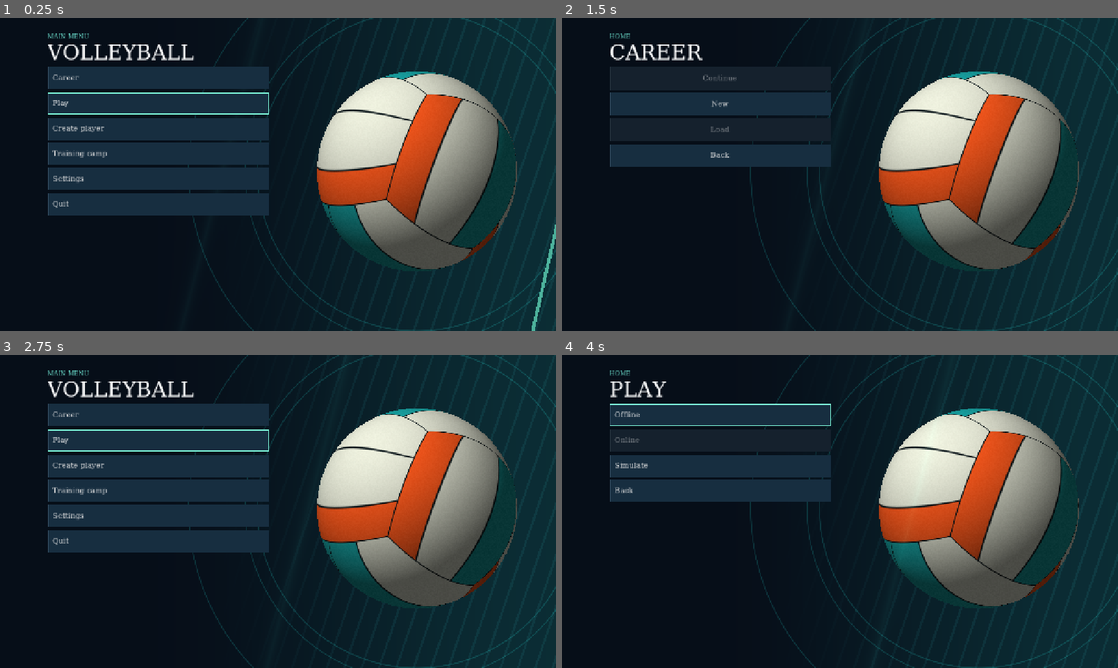
Above: before the commit, frames 1-4 (two rows, left to right).
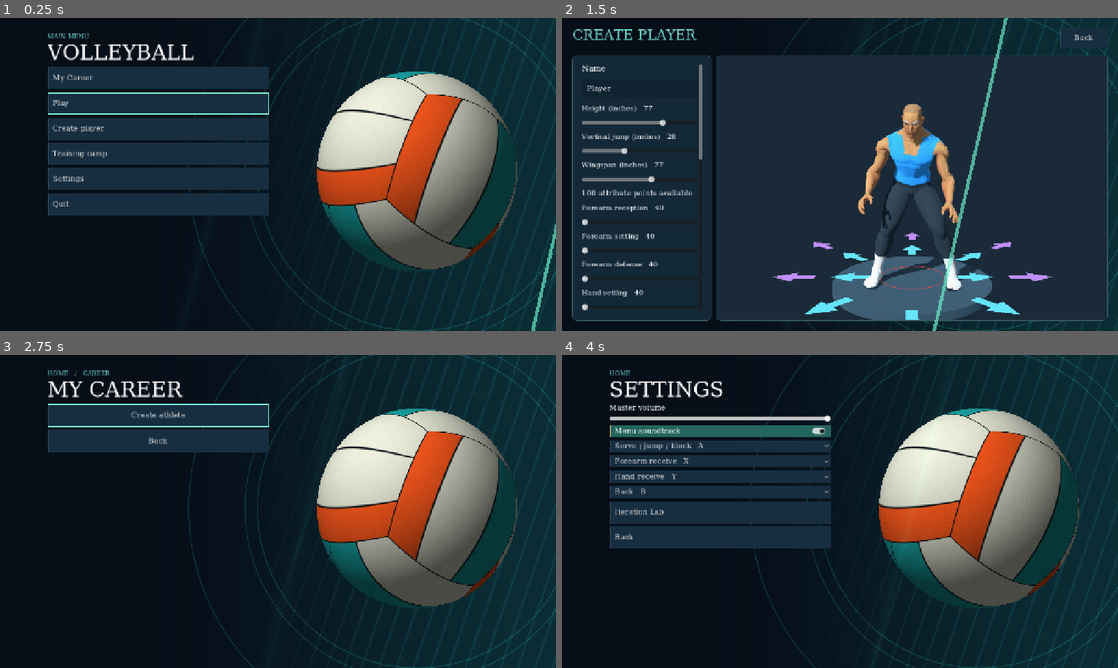
Above: after the commit, the same moments.

Repository: foreandr/volleyball
Game: Godot game, scene res://scenes/main.tscn
Two runs of this game, one before a commit and one after it. Both use one fixed random seed, a clock stepped at 60 frames per second and the inputs below. Sound files missing from this copy of the repository are replaced by a short silence.
Inputs (mouse positions are in pixels of both pictures, inside the frame that each line leads up to):
- Up to frame 1 (0.25 s): no input
- Up to frame 2 (1.5 s): click "Career" (after the commit: "My Career") at 0.5 s; click (717, 77) at 1.25 s, where only the run after the commit has a clickable "Create athlete"
- Up to frame 3 (2.75 s): click "Back" at 2 s
- Up to frame 4 (4 s): click (717, 442) at 2.75 s, where only the run after the commit has a clickable "Back"; click (717, 514) at 3.5 s, where only the run after the commit has a clickable "Settings"

The runs differ from the first frame. In frame 1, less than 0.1% of the frame differs, in the area x 9-17%, y 18-21%; in frame 2, 49%, in the area x 1-99%, y 0-100%; in frame 3, 13%; in frame 4, 12%.

Commit message:
Add portable career athletes and checkpointed indoor setter tryout

Diff:
--- a/project.godot
+++ b/project.godot
@@ -19,3 +19,4 @@
 [autoload]
 StorySession="*res://scripts/story_session.gd"
 MenuPresentation="*res://scripts/menu_presentation.gd"
+CareerSession="*res://scripts/career_session.gd"
--- /dev/null
+++ b/scenes/setter_tryout.tscn
@@ -0,0 +1,12 @@
+[gd_scene load_steps=2 format=3]
+
+[ext_resource type="Script" path="res://scripts/setter_tryout.gd" id="1"]
+
+[node name="SetterTryout" type="Control"]
+layout_mode = 3
+anchors_preset = 15
+anchor_right = 1.0
+anchor_bottom = 1.0
+grow_horizontal = 2
+grow_vertical = 2
+script = ExtResource("1")
--- /dev/null
+++ b/scripts/career_session.gd
@@ -0,0 +1,119 @@
+extends Node
+
+const Profile = preload("res://scripts/player_profile.gd")
+var store_path := "user://my_career.cfg"
+const CHAPTER := "res://scenes/setter_tryout.tscn"
+const BADGES := ["Pinpoint","Tempo Switch","Four Corners"]
+var data := ConfigFile.new()
+var athlete_id := ""
+var creating := false
+var enter_origin := false
+var prompt := AcceptDialog.new()
+var command := LineEdit.new()
+var paused_before := false
+
+func _ready() -> void:
+	data.load(store_path)
+	athlete_id = data.get_value("selection","athlete","")
+	process_mode = Node.PROCESS_MODE_ALWAYS
+	prompt.title = "Career console"
+	prompt.exclusive = true
+	var fields := VBoxContainer.new()
+	prompt.add_child(fields)
+	var syntax := Label.new()
+	syntax.text = "quest intro   /   quest tutorial   /   quest rep 1–24   /   quest complete"
+	fields.add_child(syntax)
+	fields.add_child(command)
+	command.placeholder_text = "quest tutorial"
+	command.custom_minimum_size.x = 480
+	prompt.register_text_enter(command)
+	prompt.confirmed.connect(run_command)
+	prompt.visibility_changed.connect(func():
+		if not prompt.visible: get_tree().paused = paused_before)
+	add_child(prompt)
+
+func _input(event: InputEvent) -> void:
+	if event is InputEventKey and event.pressed and not event.echo and event.physical_keycode == KEY_QUOTELEFT:
+		get_viewport().set_input_as_handled()
+		paused_before = get_tree().paused
+		get_tree().paused = true
+		command.clear()
+		prompt.popup_centered()
+		command.grab_focus()
+
+func run_command() -> void:
+	var parts := command.text.strip_edges().to_lower().split(" ",false)
+	if parts.size() < 2 or parts[0] != "quest": return
+	var stage := str(parts[1])
+	var rep := 0
+	if stage == "rep":
+		if parts.size() != 3 or not parts[2].is_valid_int() or int(parts[2]) not in range(1,25): return
+		rep = int(parts[2])-1
+		stage = "tutorial"
+	elif stage not in ["intro","tutorial","complete"]: return
+	if athlete_id.is_empty(): create_athlete(base_profile())
+	creating = false
+	if not checkpoint(stage,24 if stage == "complete" else rep): return
+	get_tree().change_scene_to_file.call_deferred(CHAPTER)
+
+func base_profile() -> Dictionary:
+	var values := Profile.load_profile()
+	for rating in Profile.RATINGS: values[rating] = 40
+	return values
+
+func spent(values: Dictionary) -> int:
+	var total := 0
+	for rating in Profile.RATINGS: total += maxi(0,int(values.get(rating,40))-40)
+	return total
+
+func create_athlete(values: Dictionary) -> bool:
+	if spent(values)>100 or str(values.name).strip_edges().is_empty(): return false
+	var id := Crypto.new().generate_random_bytes(12).hex_encode()
+	data.set_value("athletes",id,Profile.clean(values))
+	athlete_id = id
+	select(id)
+	return checkpoint("origin",0)
+
+func select(id: String) -> void:
+	athlete_id = id
+	data.set_value("selection","athlete",id)
+	persist()
+
+func persist() -> bool:
+	var temp := store_path+".tmp"
+	if data.save(temp) == OK and DirAccess.rename_absolute(temp,store_path) == OK: return true
+	OS.alert("Could not save My Career progress.")
+	return false
+
+func profile() -> Dictionary:
+	return data.get_value("athletes",athlete_id,{})
+
+func key() -> String:
+	return "indoor_setter_6v6_"+athlete_id
+
+func stage() -> String:
+	return data.get_value(key(),"stage","origin")
+
+func progress() -> int:
+	return data.get_value(key(),"rep",0)
+
+func checkpoint(at: String, rep: int) -> bool:
+	data.set_value(key(),"stage",at)
+	data.set_value(key(),"rep",rep)
+	return persist()
+
+func credit(rep: int) -> bool:
+	var cleared: Array = data.get_value(key(),"cleared",[])
+	if rep not in cleared:
+		cleared.append(rep)
+		if (rep+1)%6 == 0:
+			data.set_value("points",athlete_id,data.get_value("points",athlete_id,0)+3)
+	data.set_value(key(),"cleared",cleared)
+	var badges: Array = data.get_value("badges",athlete_id,[])
+	for i in 3:
+		var earned := true
+		for required in [[0,1],[2,3,4,5],range(24)][i]:
+			if required not in cleared: earned = false
+		if earned and BADGES[i] not in badges: badges.append(BADGES[i])
+	data.set_value("badges",athlete_id,badges)
+	return checkpoint("complete" if rep == 23 else "tutorial",rep+1)
--- a/scripts/create.gd
+++ b/scripts/create.gd
@@ -1,6 +1,7 @@
 extends Control
 const Profile = preload("res://scripts/player_profile.gd")
 var profile: Dictionary = Profile.load_profile()
+var budget_label: Label
 var name_field: LineEdit
 
 var hand_field: OptionButton
@@ -132,6 +133,7 @@
 	return ""
 
 func initial_profile() -> Dictionary:
+	if CareerSession.creating: return CareerSession.base_profile()
 	return StorySession.draft.duplicate(true) if StorySession.creating_story else Profile.load_profile()
 
 func build_controls(controls: VBoxContainer) -> void:
@@ -147,8 +149,12 @@
 	add_attribute(controls,"Height (inches)","height_cm",60,84,profile.height_cm / 2.54)
 	add_attribute(controls,"Vertical jump (inches)","vertical_in",10,60,profile.vertical_in)
 	add_attribute(controls,"Wingspan (inches)","wingspan_in",48,96,profile.wingspan_in)
+	if CareerSession.creating:
+		budget_label = Label.new()
+		controls.add_child(budget_label)
+		budget_label.text = "100 attribute points available"
 	for rating in Profile.RATINGS:
-		add_attribute(controls,rating,rating,0,100,profile[rating])
+		add_attribute(controls,rating,rating,40 if CareerSession.creating else 0,100,profile[rating])
 	controls.add_child(label("Handedness",18))
 	hand_field = OptionButton.new()
 	hand_field.name = "PlayerHandedness"
@@ -158,10 +164,11 @@
 	hand_field.custom_minimum_size.y = 42
 	hand_field.item_selected.connect(func(index): profile.handedness = "Left" if index == 1 else "Right"; update_profile())
 	controls.add_child(hand_field)
-	controls.add_child(button("Generate player",func():
-		profile = Profile.generate()
-		update_profile()
-		get_tree().reload_current_scene()))
+	if not CareerSession.creating:
+		controls.add_child(button("Generate player",func():
+			profile = Profile.generate()
+			update_profile()
+			get_tree().reload_current_scene()))
 	var space := Control.new()
 	space.size_flags_vertical = Control.SIZE_EXPAND_FILL
 	controls.add_child(space)
@@ -180,6 +187,9 @@
 	slider.value = initial
 	parent.add_child(slider)
 	slider.value_changed.connect(func(value: float):
+		if CareerSession.creating and key in Profile.RATINGS:
+			value = minf(value,float(profile[key])+100-CareerSession.spent(profile))
+			slider.set_value_no_signal(value)
 		heading.text = "%s   %d" % [caption,int(value)]
 		profile[key] = value*2.54 if key == "height_cm" else value
 		update_profile())
@@ -187,6 +197,12 @@
 func save_player() -> void:
 	profile.name = name_field.text
 	profile.handedness = "Left" if hand_field.selected == 1 else "Right"
+	if CareerSession.creating:
+		if CareerSession.create_athlete(profile):
+			CareerSession.enter_origin = true
+			CareerSession.creating = false
+			get_tree().change_scene_to_file("res://scenes/story.tscn")
+		return
 	if StorySession.creating_story:
 		if StorySession.save_new(profile) == OK:
 			get_tree().change_scene_to_file("res://scenes/story_animations.tscn")
@@ -335,12 +351,17 @@
 	return result
 
 func update_profile() -> void:
-	if StorySession.creating_story: StorySession.draft = Profile.clean(profile)
+	if CareerSession.creating: budget_label.text = "%d attribute points available" % (100-CareerSession.spent(profile))
+	elif StorySession.creating_story: StorySession.draft = Profile.clean(profile)
 	else: Profile.save_profile(profile)
 	if is_instance_valid(save_button): save_button.disabled = profile.name.strip_edges().is_empty()
 	if is_instance_valid(preview_player): preview_player.apply_profile(profile)
 
 func open_menu() -> void:
+	if CareerSession.creating:
+		CareerSession.creating = false
+		get_tree().change_scene_to_file("res://scenes/story.tscn")
+		return
 	if StorySession.creating_story:
 		StorySession.cancel_creation()
 		get_tree().change_scene_to_file("res://scenes/story.tscn")
--- a/scripts/main.gd
+++ b/scripts/main.gd
@@ -40,7 +40,7 @@
 
 func show_home() -> void:
 	page("VOLLEYBALL","Home")
-	add_menu_button(column,"Career","Career",func(): go("story"))
+	add_menu_button(column,"Career","My Career",func(): go("story"))
 	add_menu_button(column,"Play","Play",show_play).grab_focus()
 	add_menu_button(column,"Create","Create player",func(): go("create"))
 	add_menu_button(column,"Training","Training camp",func(): go("drills"))
@@ -68,6 +68,9 @@
 	var profile_source = preload("res://scripts/player_profile.gd")
 	if roster_pool.is_empty():
 		roster_pool.append(profile_source.load_profile())
+		if CareerSession.data.has_section("athletes"):
+			for id in CareerSession.data.get_section_keys("athletes"):
+				roster_pool.append(CareerSession.data.get_value("athletes",id))
 		for i in 48: roster_pool.append(profile_source.generate())
 	StorySession.offline_roster.clear()
 	var teams := HBoxContainer.new()
--- a/scripts/menu_presentation.gd
+++ b/scripts/menu_presentation.gd
@@ -30,7 +30,7 @@
 		scene.theme = skin
 		reveal(scene)
 		sweep()
-		if scene.scene_file_path != "res://scenes/story_animations.tscn" and not is_instance_valid(scene.get("setting_stage")):
+		if scene.scene_file_path not in ["res://scenes/story_animations.tscn","res://scenes/setter_tryout.tscn"] and not is_instance_valid(scene.get("setting_stage")):
 			set_music(true)
 
 func set_music(in_menu: bool) -> void:
--- /dev/null
+++ b/scripts/setter_tryout.gd
@@ -0,0 +1,314 @@
+extends Control
+
+const Court = preload("res://scripts/preview_court.gd")
+const Player = preload("res://scripts/volleyball_player.gd")
+const Hands = preload("res://scripts/hand_setting_pose.gd")
+const TARGETS := ["Left side","Middle","Pipe","Right side"]
+const TEMPOS := ["Normal","High","Fast"]
+const BUTTONS := [JOY_BUTTON_X,JOY_BUTTON_Y,JOY_BUTTON_A,JOY_BUTTON_B]
+const KEYS := [KEY_J,KEY_I,KEY_K,KEY_L]
+const PINS := [Vector3(3.65,2.9,3.1),Vector3(0.55,3.0,3.2),Vector3(0,2.9,1.3),Vector3(-3.65,2.9,3.1)]
+const STARTS := [Vector3(4.15,0.04,0),Vector3(1.6,0.04,1),Vector3(0,0.04,-1.9),Vector3(-4.15,0.04,0)]
+const DURATION := [1.05,1.65,0.68]
+const APEX := [1.1,2.5,0.32]
+const LINES := ["Welcome to the team, %s. I’m Coach Ellis.","You’re trying out at setter. Get under the first pass and show me where you want your hitters.","We’ll start at the left pin. Give me two at each tempo. Then we’ll work across the net."]
+var phase := ""
+var elapsed := 0.0
+var clock := 0.0
+var skip_time := 0.0
+var camera := Camera3D.new()
+var world := Node3D.new()
+var setter: Node3D
+var passer: Node3D
+var coach: Node3D
+var hitters: Array[Node3D] = []
+var landing := MeshInstance3D.new()
+var ball := MeshInstance3D.new()
+var panel := PanelContainer.new()
+var title := Label.new()
+var message := Label.new()
+var hint := Label.new()
+var skip := TextureProgressBar.new()
+var finish := Button.new()
+var rep := 0
+var held := -1
+var last_flick := 0
+var flick_at := -10.0
+var source := Vector3.ZERO
+var catch_point := Vector3.ZERO
+var target := 0
+var tempo := 0
+var success := false
+var feedback := ""
+var flight_time := 1.0
+var contact_sound := AudioStreamPlayer.new()
+
+func athlete(at: Vector3,color: String) -> Node3D:
+	var actor := Player.new()
+	actor.team_color = Color(color)
+	actor.position = at
+	world.add_child(actor)
+	actor.get_node("DirectionArrows").hide()
+	return actor
+
+func _ready() -> void:
+	MenuPresentation.set_music(false)
+	add_child(world)
+	world.add_child(Court.new())
+	Court.add_preview_lighting(world)
+	world.add_child(camera)
+	camera.current = true
+	setter = athlete(Vector3(-0.8,0.04,1.1),"e97937")
+	setter.apply_profile(CareerSession.profile())
+	setter.play_action("idle")
+	passer = athlete(Vector3(2,0.04,-3.6),"236b80")
+	for start in STARTS: hitters.append(athlete(start,"236b80"))
+	coach = athlete(Vector3(-2.4,0.04,1.8),"242c3a")
+	var mesh := SphereMesh.new()
+	mesh.radius = 0.105
+	mesh.height = 0.21
+	ball.mesh = mesh
+	var leather := StandardMaterial3D.new()
+	leather.albedo_color = Color("ffeaa9")
+	ball.material_override = leather
+	world.add_child(ball)
+	contact_sound.stream = preload("res://assets/audio/set_touch.wav")
+	add_child(contact_sound)
+	var ring := TorusMesh.new()
+	ring.inner_radius = 0.53
+	ring.outer_radius = 0.58
+	landing.mesh = ring
+	var paint := StandardMaterial3D.new()
+	paint.albedo_color = Color("7effdf")
+	paint.shading_mode = BaseMaterial3D.SHADING_MODE_UNSHADED
+	landing.material_override = paint
+	world.add_child(landing)
+	landing.hide()
+	build_hud()
+	rep = CareerSession.progress()
+	match CareerSession.stage():
+		"intro": begin("intro")
+		"complete": complete()
+		_: reset_feed()
+
+func build_hud() -> void:
+	panel.anchor_top = 1
+	panel.anchor_bottom = 1
+	panel.offset_left = 26
+	panel.offset_bottom = -22
+	panel.grow_vertical = Control.GROW_DIRECTION_BEGIN
+	panel.add_theme_stylebox_override("panel",MenuPresentation.box(Color("112534ed"),Color("6de4d1"),4))
+	add_child(panel)
+	var column := VBoxContainer.new()
+	panel.add_child(column)
+	title.add_theme_color_override("font_color",Color("7be3d3"))
+	column.add_child(title)
+	message.autowrap_mode = TextServer.AUTOWRAP_WORD_SMART
+	message.custom_minimum_size.x = 620
+	message.add_theme_font_size_override("font_size",22)
+	column.add_child(message)
+	column.add_child(hint)
+	finish.text = "Return to My Career"
+	finish.pressed.connect(leave)
+	column.add_child(finish)
+	finish.hide()
+	var img := Image.create(54,54,false,Image.FORMAT_RGBA8)
+	for y in 54:
+		for x in 54:
+			var r := Vector2(x-26.5,y-26.5).length()
+			img.set_pixel(x,y,Color(1,1,1,clampf(minf(r-19,25-r),0,1)))
+	var ring := ImageTexture.create_from_image(img)
+	skip.texture_under = ring
+	skip.tint_under = Color("445a68")
+	skip.texture_progress = ring
+	skip.fill_mode = TextureProgressBar.FILL_CLOCKWISE
+	skip.tint_progress = Color("72e2cf")
+	skip.set_anchors_and_offsets_preset(Control.PRESET_BOTTOM_RIGHT)
+	skip.offset_left = -86
+	skip.offset_top = -88
+	skip.offset_right = -32
+	skip.offset_bottom = -34
+	add_child(skip)
+	skip.hide()
+
+func begin(next: String) -> void:
+	phase = next
+	elapsed = 0
+	held = -1
+
+func leave() -> void:
+	get_tree().change_scene_to_file("res://scenes/story.tscn")
+
+func reset_feed() -> void:
+	begin("feed")
+	last_flick = 0
+	flick_at = -10
+	coach.hide()
+	ball.show()
+	setter.position = Vector3(-0.8,0.04,1.1)
+	catch_point = Vector3(-0.5+0.72*sin(rep*2.3),1.93*setter.height_cm/180.0,2.45)
+	for i in 4:
+		hitters[i].position = STARTS[i]
+		hitters[i].play_action("idle")
+	if back_row_right(): hitters[3].position.z = -1.8
+	landing.position = Vector3(catch_point.x,0.075,catch_point.z)
+	landing.show()
+	camera.position = Vector3(0,7.4,-10.6)
+	camera.look_at(Vector3(0,1.25,2.2))
+	title.text = "SETTER TRYOUT    /    %02d OF 24" % (rep+1)
+	message.text = "%s   ·   %s tempo" % [route_label(rep/6),TEMPOS[(rep%6)/2]]
+	hint.text = "RT sprint   LT face ball   •   X left   Y middle   A pipe   B right/C   •   RS ↓ fast   ↑ high"
+
+func route_label(index: int) -> String:
+	return "C ball" if index == 3 and back_row_right() else TARGETS[index]
+
+func back_row_right() -> bool:
+	return rep%2 == 1
+
+func pin(index: int) -> Vector3:
+	var point: Vector3 = PINS[index]
+	if index == 3 and back_row_right(): point.z = 0.85
+	return point
+
+func arc(a: Vector3,b: Vector3,t: float,height: float) -> Vector3:
+	var u := clampf(t,0,1)
+	return a.lerp(b,u)+Vector3.UP*4.0*height*u*(1.0-u)
+
+func pad() -> int:
+	var pads := Input.get_connected_joypads()
+	return -1 if pads.is_empty() else pads[0]
+
+func axis(which: JoyAxis) -> float:
+	var id := pad()
+	return Input.get_joy_axis(id,which) if id >= 0 else 0.0
+
+func move_setter(delta: float) -> void:
+	var motion := Vector2(axis(JOY_AXIS_LEFT_X),axis(JOY_AXIS_LEFT_Y))
+	motion += Vector2(int(Input.is_key_pressed(KEY_D))-int(Input.is_key_pressed(KEY_A)),int(Input.is_key_pressed(KEY_S))-int(Input.is_key_pressed(KEY_W)))
+	if motion.length()<0.16: motion = Vector2.ZERO
+	var direction := Vector3(-motion.x,0,-motion.y).limit_length(1)
+	var focus := axis(JOY_AXIS_TRIGGER_LEFT)>0.25 or Input.is_key_pressed(KEY_CTRL)
+	var sprint := axis(JOY_AXIS_TRIGGER_RIGHT)>0.25 or Input.is_key_pressed(KEY_SHIFT)
+	var speed := 2.35 if focus else (6.2 if sprint else 4.3)
+	setter.position = Court.clamp_setter(setter.position+direction*delta*speed,3.65,-4.85)
+	var facing := ball.position-setter.position if focus else direction
+	if Vector2(facing.x,facing.z).length()>0.05:
+		setter.rotation.y = lerp_angle(setter.rotation.y,atan2(facing.x,facing.z),minf(1,delta*14))
+	setter.play_action("idle" if direction.is_zero_approx() or focus else "run")
+
+func _process(delta: float) -> void:
+	clock += delta
+	elapsed += delta
+	if phase == "intro":
+		play_intro(delta)
+		return
+	if phase == "complete": return
+	if phase in ["feed","pass"]: move_setter(delta)
+	var stick := axis(JOY_AXIS_RIGHT_Y)
+	if absf(stick)>0.45 or Input.is_key_pressed(KEY_UP) or Input.is_key_pressed(KEY_DOWN):
+		last_flick = 1 if stick < -0.45 or Input.is_key_pressed(KEY_UP) else 2
+		flick_at = clock
+	match phase:
+		"feed":
+			ball.position = arc(Vector3(-1,2.5,5.8),passer.position+Vector3.UP*1.15,elapsed/1.15,0.75)
+			if elapsed >= 1.15:
+				passer.play_action("forearm")
+				contact_sound.play()
+				source = ball.position
+				begin("pass")
+		"pass":
+			ball.position = arc(source,catch_point,elapsed/1.85,1.35)
+			var callout := "%s · %s" % [route_label(rep/6),TEMPOS[(rep%6)/2]]
+			var timing := "Move to the ring" if elapsed<1.15 else ("Hold the target" if elapsed<1.66 else "Release")
+			message.text = "%s    /    %s" % [callout,timing]
+			if held >= 0: Hands.apply(setter,ball.position,clampf((elapsed-1.3)*2,0,1))
+			if elapsed>1.85: ball.position.y -= (elapsed-1.85)*4.0
+			if elapsed > 2.13: miss("The pass landed. Move under it and release at contact.")
+		"set":
+			var t := clampf(elapsed/flight_time,0,1)
+			ball.position = arc(source,pin(target),t,APEX[tempo])
+			var hitter := hitters[target]
+			var approach := pin(target)
+			approach.y = 0.04
+			var runup: Vector3 = STARTS[target]
+			if target == 3 and back_row_right(): runup.z = -1.8
+			hitter.position = runup.lerp(approach,smoothstep(0.0,0.92,t))
+			hitter.position.y += sin(clampf((t-0.68)/0.60,0,1)*PI)*0.66
+			if t>=1:
+				if success:
+					if not CareerSession.credit(rep): return
+					rep += 1
+				begin("result")
+				message.text = feedback
+		"result":
+			if elapsed>1.15:
+				if rep>=24: complete()
+				else: reset_feed()
+
+func play_intro(delta: float) -> void:
+	ball.hide()
+	var line := mini(2,int(elapsed/4.2))
+	camera.position = [Vector3(4.2,2.9,-3),Vector3(-0.3,1.85,3.8),Vector3(3.2,4.2,-4.5)][line]+Vector3.RIGHT*0.12*fmod(elapsed,4.2)
+	camera.look_at(coach.position+Vector3.UP*1.5 if line==1 else setter.position+Vector3.UP*1.4)
+	coach.rotation.y = atan2(setter.position.x-coach.position.x,setter.position.z-coach.position.z)
+	title.text = "INDOOR  /  DAY ONE     •     COACH ELLIS"
+	message.text = LINES[0] % CareerSession.profile().name if line==0 else LINES[line]
+	hint.text = "Hold A or Space to skip"
+	var holding := Input.is_key_pressed(KEY_SPACE) or (pad()>=0 and Input.is_joy_button_pressed(pad(),JOY_BUTTON_A))
+	skip_time = minf(1,skip_time+delta) if holding else 0.0
+	skip.visible = true
+	skip.value = skip_time*100
+	if skip_time>=1 or elapsed>=12.6:
+		if CareerSession.checkpoint("tutorial",0):
+			skip.hide()
+			reset_feed()
+
+func miss(reason: String) -> void:
+	begin("result")
+	message.text = reason
+
+func release(index: int) -> void:
+	if phase!="pass" or held!=index: return
+	held = -1
+	var skill := float(CareerSession.profile().get("Hand setting",40))/100
+	var gap := Vector2(setter.position.x-catch_point.x,setter.position.z-catch_point.z).length()
+	if absf(elapsed-1.85)>0.16+0.12*skill or gap>0.72+0.36*skill:
+		miss("Missed contact. Move under the pass, then release.")
+		return
+	target = index
+	tempo = last_flick if clock-flick_at<0.35 else 0
+	source = ball.position
+	flight_time = DURATION[tempo]
+	success = target==rep/6 and tempo==(rep%6)/2
+	feedback = "On target.  %s · %s" % [route_label(target),TEMPOS[tempo]] if success else "You set %s · %s. Try the called ball again." % [route_label(target),TEMPOS[tempo]]
+	contact_sound.play()
+	Hands.apply(setter,source,1.0,pin(target)-source)
+	hitters[target].play_action("run")
+	begin("set")
+
+func complete() -> void:
+	landing.hide()
+	begin("complete")
+	camera.position = Vector3(0,6,-9)
+	camera.look_at(Vector3(0,1.4,2))
+	ball.hide()
+	coach.hide()
+	title.text = "MY CAREER   /   INDOOR SETTER"
+	message.text = "Setter tryout complete"
+	var badges: Array = CareerSession.data.get_value("badges",CareerSession.athlete_id,[])
+	hint.text = "Badges   •   "+"   /   ".join(badges) if not badges.is_empty() else ""
+	finish.show()
+	finish.grab_focus()
+
+func _unhandled_input(event: InputEvent) -> void:
+	if event is InputEventKey and event.echo: return
+	if event is InputEventKey and event.keycode == KEY_ESCAPE and event.pressed:
+		leave()
+		return
+	var index := -1
+	if event is InputEventJoypadButton: index = BUTTONS.find(event.button_index)
+	elif event is InputEventKey: index = KEYS.find(event.keycode)
+	if index < 0 or phase != "pass": return
+	if event.is_pressed(): held = index
+	else: release(index)
+	get_viewport().set_input_as_handled()
--- a/scripts/story.gd
+++ b/scripts/story.gd
@@ -1,12 +1,17 @@
 extends Control
+var screen := ""
 var column: VBoxContainer
 
 func _ready() -> void:
 	column = VBoxContainer.new()
 	MenuPresentation.mount_menu(self,column)
-	show_home()
+	if CareerSession.enter_origin:
+		CareerSession.enter_origin = false
+		origin()
+	else: show_home()
 
 func clear_menu(title: String) -> void:
+	screen = title
 	for child in column.get_children():
 		column.remove_child(child)
 		child.queue_free()
@@ -22,14 +27,66 @@
 	return result
 
 func show_home() -> void:
-	clear_menu("CAREER")
-	var resume := add_button("Continue",func(): StorySession.load_story(StorySession.last_id()))
-	resume.disabled = StorySession.last_id().is_empty()
-	var new_story := add_button("New",StorySession.begin_new)
-	var load_button := add_button("Load",show_load)
-	load_button.disabled = StorySession.saved_stories().is_empty()
+	clear_menu("MY CAREER")
+	if not CareerSession.athlete_id.is_empty():
+		add_button("Continue  /  "+str(CareerSession.profile().name),resume).grab_focus()
+		add_button("Player development",development)
+	var create := add_button("Create athlete",func():
+		CareerSession.creating = true
+		get_tree().change_scene_to_file("res://scenes/create.tscn"))
+	if CareerSession.athlete_id.is_empty(): create.grab_focus()
+	if CareerSession.data.has_section("athletes"): add_button("Select athlete",choose_athlete)
+	if not StorySession.saved_stories().is_empty(): add_button("Legacy careers",show_load)
 	add_button("Back",open_menu)
-	new_story.grab_focus()
+
+func development() -> void:
+	clear_menu("PLAYER DEVELOPMENT")
+	var id := CareerSession.athlete_id
+	var points := int(CareerSession.data.get_value("points",id,0))
+	var info := Label.new()
+	var badges: Array = CareerSession.data.get_value("badges",id,[])
+	info.text = "%d upgrade points   ·   %s" % [points,"No badges yet" if badges.is_empty() else ", ".join(badges)]
+	column.add_child(info)
+	for rating in CareerSession.Profile.RATINGS:
+		var athlete := CareerSession.profile()
+		var value := int(athlete[rating])
+		var upgrade := add_button("%s   %d" % [rating,value],func():
+			athlete[rating] = value+1
+			CareerSession.data.set_value("athletes",id,athlete)
+			CareerSession.data.set_value("points",id,points-1)
+			CareerSession.persist()
+			development())
+		upgrade.disabled = points<=0 or value>=100
+	add_button("Back",show_home)
+
+func choose_athlete() -> void:
+	clear_menu("ATHLETES")
+	for id in CareerSession.data.get_section_keys("athletes"):
+		add_button(CareerSession.data.get_value("athletes",id).name,func():
+			CareerSession.select(id)
+			resume())
+	add_button("Back",show_home)
+
+func resume() -> void:
+	match CareerSession.stage():
+		"origin": origin()
+		"position": position_menu()
+		_: get_tree().change_scene_to_file(CareerSession.CHAPTER)
+
+func origin() -> void:
+	clear_menu("CHOOSE YOUR ORIGIN")
+	add_button("Indoor",func():
+		if CareerSession.checkpoint("position",0): position_menu()).grab_focus()
+	add_button("Beach",func(): pass).disabled = true
+	add_button("Back",show_home)
+
+func position_menu() -> void:
+	clear_menu("INDOOR  /  POSITION")
+	add_button("Setter",func():
+		if CareerSession.checkpoint("intro",0): resume()).grab_focus()
+	for role in ["P1","P2","Right side","M1","M2","Libero"]:
+		add_button(role,func(): pass).disabled = true
+	add_button("Back",origin)
 
 func show_load() -> void:
 	clear_menu("LOAD CAREER")
@@ -60,5 +117,6 @@
 
 func _unhandled_input(event: InputEvent) -> void:
 	if event.is_action_pressed("ui_cancel"):
-		if column.has_node("Continue"): open_menu()
+		if screen == "MY CAREER": open_menu()
+		elif screen == "INDOOR  /  POSITION": origin()
 		else: show_home()
